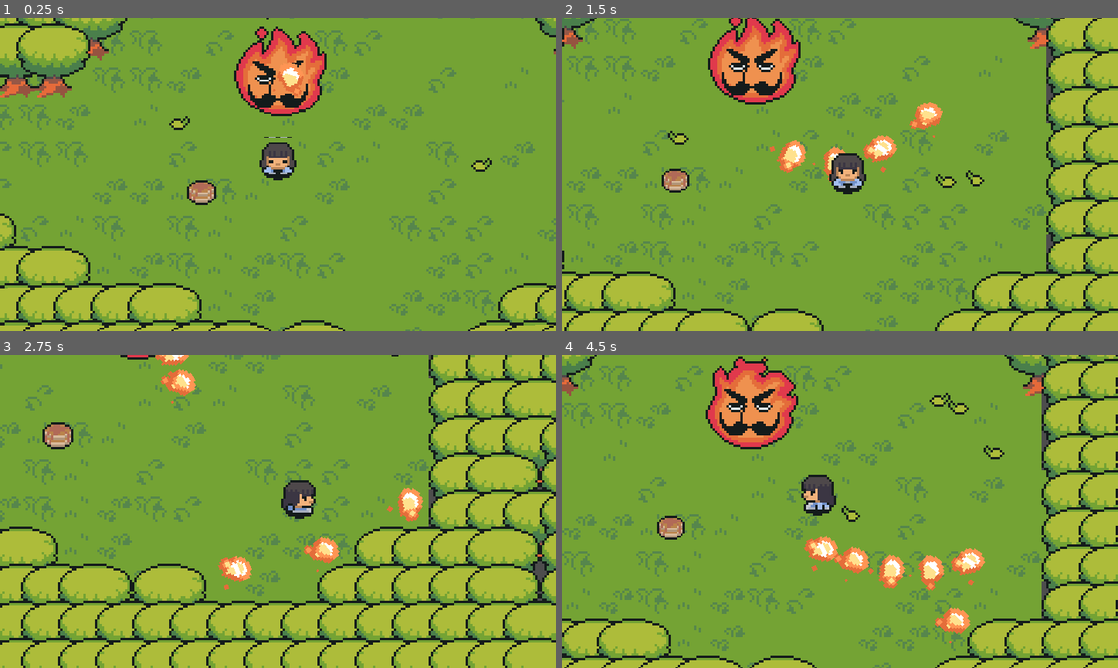
Above: before the commit, frames 1-4 (two rows, left to right).
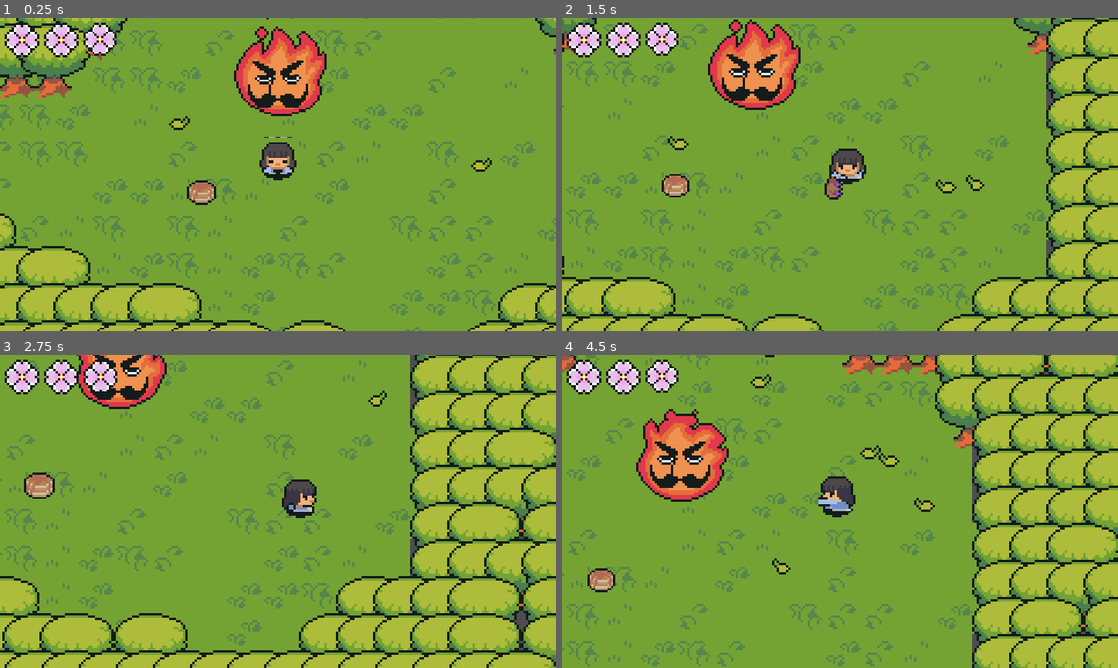
Above: after the commit, the same moments.

Repository: gynura/to_you
Game: Godot game, scene res://scenes/maps/world.tscn
Two runs of this game, one before a commit and one after it. Both use one fixed random seed, a clock stepped at 60 frames per second and the inputs below. Sound files missing from this copy of the repository are replaced by a short silence.
Inputs:
- Up to frame 1 (0.25 s): no input
- Up to frame 2 (1.5 s): hold D (ui_right) 0.53-1.28 s; hold Space (advance_dialog) 0.53-1.28 s; hold S (ui_down) from 1.28 s (still down); tap J (attack_button) at 1.35 s
- Up to frame 3 (2.75 s): release S (ui_down) at 2.03 s; hold D (ui_right) from 2.03 s (still down); tap E (interact_button) at 2.1 s
- Up to frame 4 (4.5 s): release D (ui_right) at 2.78 s; hold W (ui_up) 2.78-3.53 s; tap Space (advance_dialog) at 2.85 s; hold J (attack_button) 3.53-4.28 s; hold A (ui_left) from 3.53 s (still down); tap E (interact_button) at 4.35 s

The runs differ from the first frame. In frame 1, 1.7% of the frame differs, in the area x 0-55%, y 1-26%; in frame 2, 23%; in frame 3, 43%, in the area x 0-100%, y 0-100%; in frame 4, 43%.

Commit message:
fixed health_container script

Diff:
--- a/scenes/UI/health_container.gd
+++ b/scenes/UI/health_container.gd
@@ -1,6 +1,7 @@
 extends HBoxContainer
 
 @onready var flowerGUIClass = preload("res://scenes/UI/flower_gui.tscn")
+@onready var already_animated_one_flower :bool = false
 
 func setMaxFlowers(maxHealth: int):
 	for i in range(maxHealth):
@@ -11,26 +12,23 @@
 func updateFlowers(currentHealth: int):
 	var flowers = get_children()
 	var fullFlowers = currentHealth/4
+	var remainingLife = currentHealth - fullFlowers * 4
 	for i in range (flowers.size()):
+		flowers[i].stop_animation()
 		if i < fullFlowers:
 			flowers[i].update(4)
+			if !already_animated_one_flower && i == fullFlowers - 1:
+				if remainingLife == 0:
+					flowers[i].activate_animation()
+					already_animated_one_flower = true
 		else:
-			var remainingLife = currentHealth - fullFlowers * 4
 			# There can only be one flower between 0 and 4 petals at the time:
 			if remainingLife != 0 && i < flowers.size():
 				flowers[i].update(remainingLife)
+				flowers[i].activate_animation()
+				already_animated_one_flower = false
 				return
+
 			flowers[i].update(remainingLife)
 
-	_animate_last_flower(flowers)
-
-func _animate_last_flower(flowers):
-	flowers.reverse()
-	var already_animated_one_flower :bool = false
-	# Check to update flower animation on the current flower that can lose petals
-	for i in range (flowers.size()):
-		if flowers[i].petals > 0 && !already_animated_one_flower:
-			flowers[i].activate_animation()
-			already_animated_one_flower = true
-		else:
-			flowers[i].stop_animation()
+	already_animated_one_flower = false
--- a/scenes/enemies/final_boss.gd
+++ b/scenes/enemies/final_boss.gd
@@ -9,25 +9,21 @@
 var can_be_hurt :bool = true
 var spawn_bullets :bool = true
 var rotation_spawn = 0.3
-var rotation_timer = 0.1
+var rotation_timer = 1
 var special_attack :bool = false
 @onready var shoot_bullets_timer_wait_time = $ShootBulletsTimer.wait_time
 @onready var player = get_parent().get_node("player")
-# TODO REMOVE THIS, ONLY USED TO TEST
+# ONLY USED FOR TESTING
 @export var can_shoot :bool = true
 var tween
 var movement_mode = 1
 var attack_mode = 1
+var start_boss_fight :bool = false
 
 func _process(delta):
-	if special_attack:
-		_cast_special_attack()
+	pass
 
 func _change_rotation():
-	if currentHealth <= 3:
-		if randi() % 2:
-			_cast_special_attack()
-
 	rotation_spawn = randf_range(0.1,0.3)
 	rotation_timer = randf_range(1,2)
 
@@ -86,10 +82,6 @@
 	can_be_hurt = true
 	$AnimatedSprite2D.play("iddle")
 
-func _cast_special_attack():
-	$ShootBulletsTimer.wait_time = 0.06
-	special_attack = false
-	$SpecialAttackTimer.start()
-
-func _on_special_attack_timer_timeout():
-	$ShootBulletsTimer.wait_time = shoot_bullets_timer_wait_time
+func _on_boss_fight_start_boss_fight():
+	start_boss_fight = true
+	can_shoot = true
--- a/scenes/enemies/final_boss.tscn
+++ b/scenes/enemies/final_boss.tscn
@@ -172,7 +172,7 @@
 autostart = true
 
 [node name="ShootBulletsTimer" type="Timer" parent="."]
-wait_time = 0.198
+wait_time = 0.04
 autostart = true
 
 [node name="ChangeRotationTimer" type="Timer" parent="."]
--- a/scenes/maps/boss_fight.gd
+++ b/scenes/maps/boss_fight.gd
@@ -4,6 +4,8 @@
 @onready var check_to_change_camera = $Area2D
 @onready var transition_camera = $TransitionCamera
 @onready var player_camera = $player/Camera2D
+
+signal start_boss_fight
 
 func _ready():
 	$Wall/CollisionShape2D.disabled = true
@@ -45,3 +47,4 @@
 func _on_time_between_camera_changes_timeout():
 	Global.restart_player.emit()
 	$Wall/CollisionShape2D.disabled = false
+	start_boss_fight.emit()
--- a/scenes/maps/boss_fight.tscn
+++ b/scenes/maps/boss_fight.tscn
@@ -7,6 +7,7 @@
 [ext_resource type="PackedScene" uid="uid://cr2w3ybvgq0f7" path="res://scenes/utils/pancake.tscn" id="5_oduvj"]
 [ext_resource type="PackedScene" uid="uid://bbkojwyntyex2" path="res://scenes/utils/ash_particles.tscn" id="6_1q0eg"]
 [ext_resource type="Texture2D" uid="uid://cjh2p5u0ypk7g" path="res://assets/sprites/utils/burned_tree.png" id="7_uwl1v"]
+[ext_resource type="PackedScene" uid="uid://cvl5rx7otydvs" path="res://scenes/UI/GUI.tscn" id="8_vxcss"]
 
 [sub_resource type="SegmentShape2D" id="SegmentShape2D_m2dws"]
 a = Vector2(-128, -3)
@@ -32,7 +33,7 @@
 layer_1/y_sort_enabled = false
 layer_1/y_sort_origin = 0
 layer_1/z_index = 0
-layer_1/tile_data = PackedInt32Array(131085, 917508, 0, 2, 851972, 0, 327692, 851972, 0, 589834, 851972, 0, 524297, 917508, 0, 589828, 917508, 0, 720901, 851972, 0)
+layer_1/tile_data = PackedInt32Array(131085, 917508, 0, 2, 851972, 0, 327692, 851972, 0, 589834, 851972, 0, 524297, 917508, 0, 589828, 917508, 0, 720901, 851972, 0, 196609, 917508, 0)
 layer_2/name = "trees"
 layer_2/enabled = true
 layer_2/modulate = Color(1, 1, 1, 1)
@@ -67,7 +68,7 @@
 shape = SubResource("SegmentShape2D_m2dws")
 
 [node name="player" parent="." instance=ExtResource("3_hx5fr")]
-position = Vector2(120, 197)
+position = Vector2(120, 231)
 
 [node name="BossFightCamera" type="Camera2D" parent="."]
 position = Vector2(119, 54)
@@ -78,7 +79,7 @@
 position = Vector2(217, 56)
 
 [node name="Pancake" parent="." instance=ExtResource("5_oduvj")]
-position = Vector2(25, 21)
+position = Vector2(26, 19)
 
 [node name="ash_particles" parent="." instance=ExtResource("6_1q0eg")]
 position = Vector2(121, -26)
@@ -161,5 +162,16 @@
 position = Vector2(0, -144)
 shape = SubResource("RectangleShape2D_sdgmd")
 
+[node name="Wall3" type="StaticBody2D" parent="."]
+position = Vector2(116, 163)
+
+[node name="CollisionShape2D" type="CollisionShape2D" parent="Wall3"]
+position = Vector2(2, 91)
+shape = SubResource("RectangleShape2D_sdgmd")
+
+[node name="GUI" parent="." instance=ExtResource("8_vxcss")]
+
+[connection signal="start_boss_fight" from="." to="FinalBoss" method="_on_boss_fight_start_boss_fight"]
 [connection signal="body_entered" from="Area2D" to="." method="_on_area_2d_body_entered"]
+[connection signal="health_change" from="player" to="GUI" method="_on_player_health_change"]
 [connection signal="timeout" from="TimeBetweenCameraChanges" to="." method="_on_time_between_camera_changes_timeout"]
--- a/scenes/maps/world.tscn
+++ b/scenes/maps/world.tscn
@@ -68,6 +68,7 @@
 
 [node name="FinalBoss" parent="." instance=ExtResource("6_b3l5c")]
 position = Vector2(403, 40)
+can_shoot = false
 
 [node name="Pancake" parent="." instance=ExtResource("7_usntg")]
 position = Vector2(368, 89)
--- a/scenes/singletons/global.gd
+++ b/scenes/singletons/global.gd
@@ -3,7 +3,7 @@
 const PLAYER_MAX_HEALTH = 12
 
 var begin_game = true
-var player_got_weapon = false
+var player_got_weapon = true
 var player_current_health = 12
 var is_froggy_talk = false
 
Not shown: 1 places in scenes/maps/boss_fight.tscn that only renumber resources
